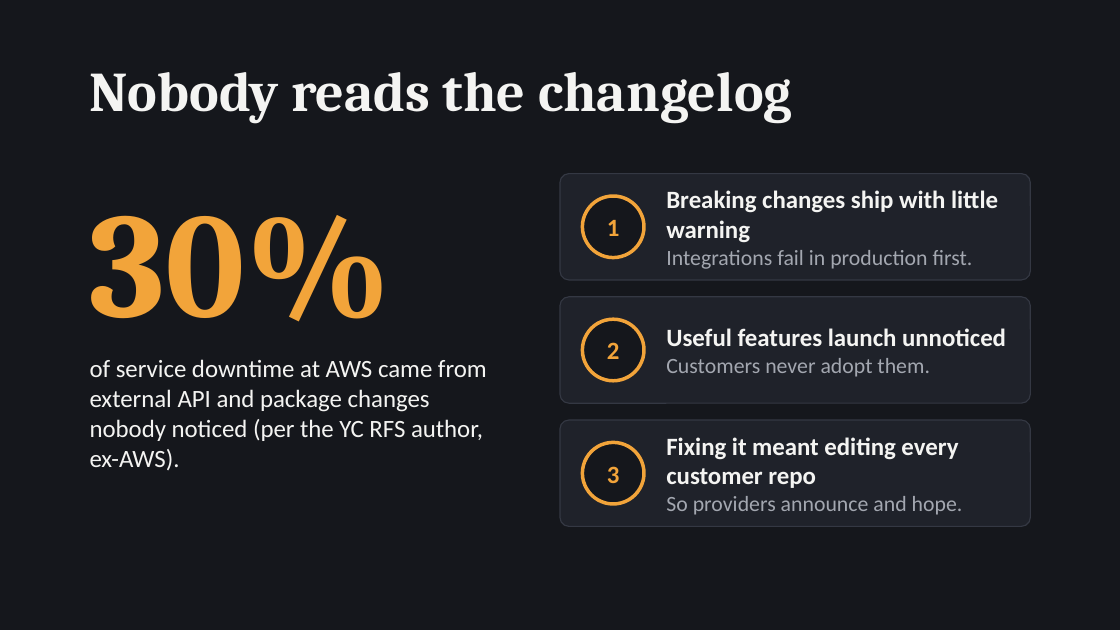
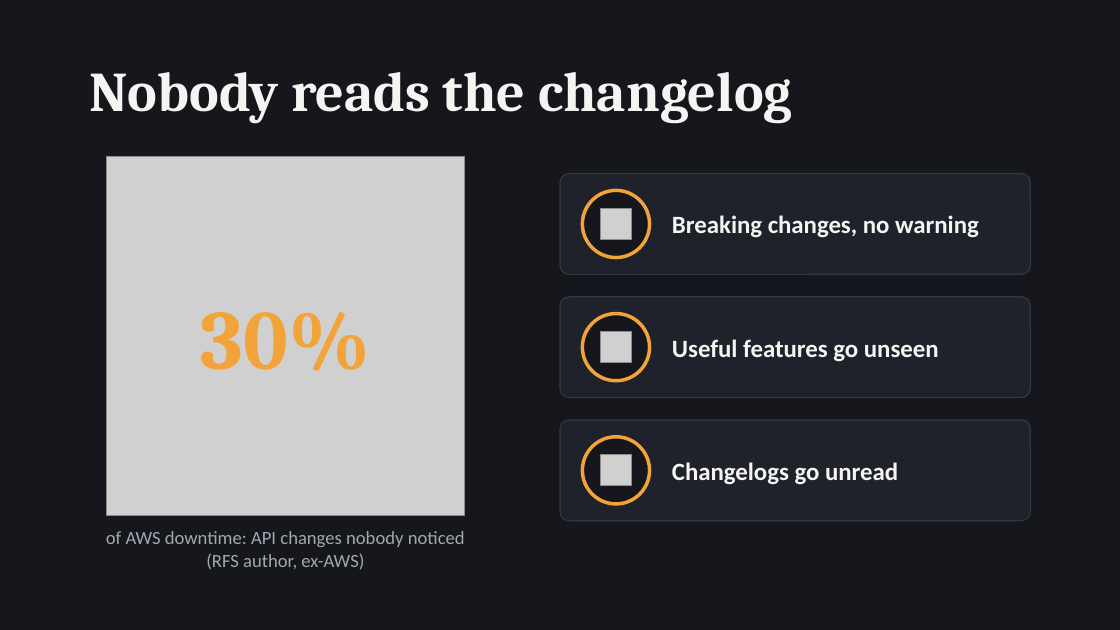
Before and after one commit to hayobro7512/api-patchbay, a slide deck: slide 2 of video-presentation/patchbay.pptx. Drawn at 1120x630 pixels with LibreOffice and Linux fonts; fonts in the diff are those of the drawing; grey boxes stand for pictures. Boxes give left, top, right and bottom in pixels: in the first picture for what was removed or moved away, otherwise in the second. Text is boxed around its words. In the diff, an @@ line names an element or a change of style, - is before the commit and + after.

```diff
--- a/video-presentation/patchbay.pptx
+++ b/video-presentation/patchbay.pptx
@@ text "30%": place and size @@
-text "30%" at bbox=[90, 215, 391, 322]
+text "30%" at bbox=[201, 312, 370, 371]
@@ text "30%" at bbox=[201, 312, 370, 371]: size 96 to 54 pt; alignment left to centre @@
@@ picture added at bbox=[106, 157, 465, 515] @@
@@ rounded rectangle: place and size @@
-rounded rectangle at bbox=[560, 174, 1030, 280]
+rounded rectangle at bbox=[560, 174, 1030, 274]
@@ ellipse: place and size @@
-ellipse at bbox=[582, 196, 644, 258]
+ellipse at bbox=[582, 190, 650, 258]
@@ picture added at bbox=[600, 208, 632, 240] @@
@@ text removed at bbox=[607, 220, 620, 236] @@
-1
@@ text at bbox=[672, 215, 979, 238]: text changed @@
-Breaking changes ship with little warning
-Integrations fail in production first.
+Breaking changes, no warning
@@ proportions changed in 3 elements at bbox=[560, 420, 1030, 521], bbox=[560, 174, 1030, 274], bbox=[560, 297, 1030, 398] @@
@@ rounded rectangle: place and size @@
-rounded rectangle at bbox=[560, 297, 1030, 403]
+rounded rectangle at bbox=[560, 297, 1030, 398]
@@ ellipse: place and size @@
-ellipse at bbox=[582, 319, 644, 381]
+ellipse at bbox=[582, 314, 650, 381]
@@ picture added at bbox=[600, 332, 632, 363] @@
@@ text removed at bbox=[607, 342, 620, 359] @@
-2
@@ text at bbox=[672, 339, 939, 361]: text changed @@
-Useful features launch unnoticed
-Customers never adopt them.
+Useful features go unseen
@@ rounded rectangle: place and size @@
-rounded rectangle at bbox=[560, 420, 1030, 526]
+rounded rectangle at bbox=[560, 420, 1030, 521]
@@ ellipse: place and size @@
-ellipse at bbox=[582, 442, 644, 504]
+ellipse at bbox=[582, 437, 650, 504]
@@ picture added at bbox=[600, 455, 632, 486] @@
@@ text removed at bbox=[607, 466, 620, 483] @@
-3
@@ text at bbox=[672, 462, 898, 485]: text changed @@
-Fixing it meant editing every customer repo
-So providers announce and hope.
+Changelogs go unread
@@ text at bbox=[106, 531, 465, 570]: text changed; size 16 to 12 pt; text colour #F4F4F2 to #A3A7B0 @@
-of service downtime at AWS came from external API and package changes nobody noticed (per the YC RFS author, ex-AWS).
+of AWS downtime: API changes nobody noticed (RFS author, ex-AWS)
```
Also in this commit, not shown: 2 other slides changed, 1 slide added, 1 slide removed, 8 other files.
